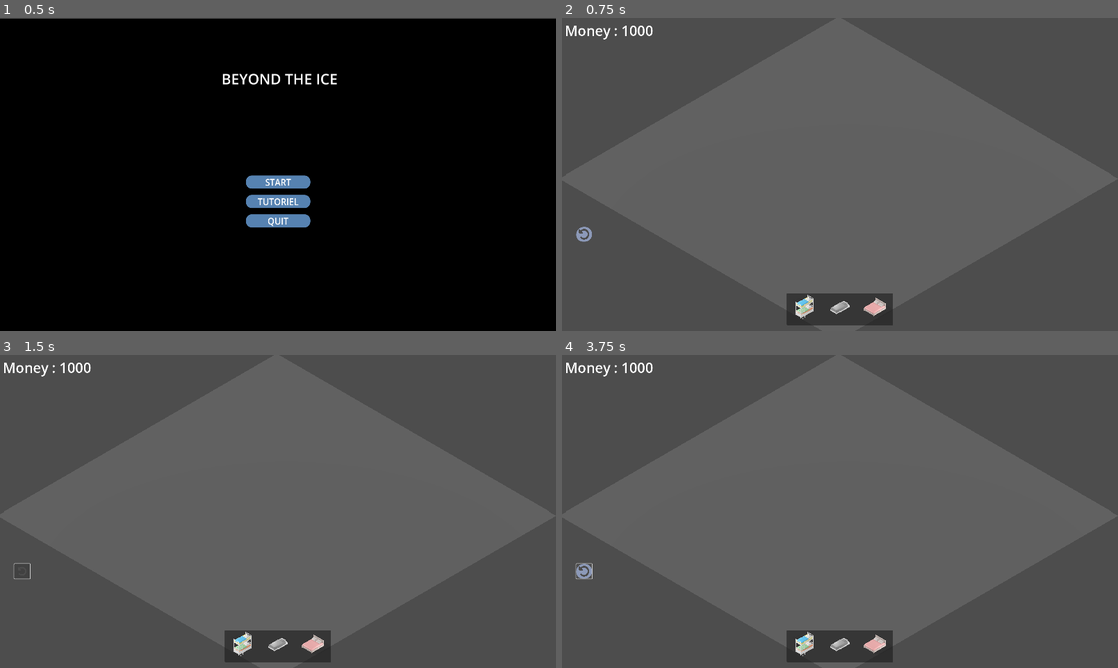
Above: before the commit, frames 1-4 (two rows, left to right).
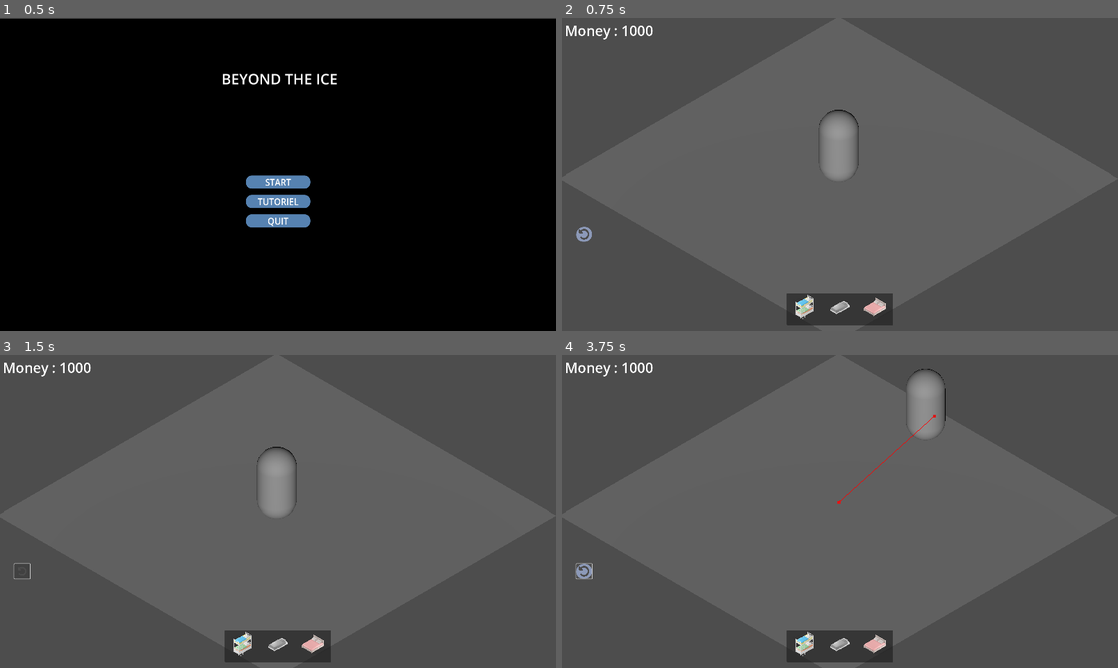
Above: after the commit, the same moments.

Repository: ygr671/beyond-the-ice
Game: Godot game, scene res://menu_principal/menu_principal.tscn
Two runs of this game, one before a commit and one after it. Both use one fixed random seed, a clock stepped at 60 frames per second and the inputs below.
Inputs (mouse positions are in pixels of both pictures, inside the frame that each line leads up to):
- Up to frame 1 (0.5 s): no input
- Up to frame 2 (0.75 s): click "START" at 0.5 s
- Up to frame 3 (1.5 s): click (22, 570) at 1.25 s
- Up to frame 4 (3.75 s): click (584, 570) at 2 s; click (584, 570) at 2.75 s; move the mouse to (962, 495) at 3.52 s; press the mouse at (962, 495) at 3.53 s

Frame 1 is identical in both runs. In frame 2, 1.0% of the frame differs, in the area x 46-54%, y 29-52%; in frame 3, 1.0%; in frame 4, 1.1%, in the area x 49-69%, y 4-48%.

Commit message:
Collision npc avec Objet

Diff:
--- a/Meshes/litDouble.tscn
+++ b/Meshes/litDouble.tscn
@@ -42,7 +42,7 @@
 shadow_mesh = SubResource("ArrayMesh_tr33s")
 
 [sub_resource type="BoxShape3D" id="BoxShape3D_mu15e"]
-size = Vector3(1.255, 0.35669923, 1.44)
+size = Vector3(1.3130176, 0.50757325, 1.44)
 
 [node name="Node3D" type="Node3D" node_paths=PackedStringArray("meshes")]
 script = ExtResource("1_poy0e")
@@ -58,7 +58,7 @@
 transform = Transform3D(1, 0, 8.742278e-08, 0, 1, 0, -8.742278e-08, 0, 1, 0, -0.6499599, 0)
 
 [node name="CollisionShape3D" type="CollisionShape3D" parent="Mesh/Area3D"]
-transform = Transform3D(1, 0, 0, 0, 1, 0, 0, 0, 1, 0, 1.0798304, 0.024541914)
+transform = Transform3D(1, 0, 0, 0, 1, 0, 0, 0, 1, 0.0007470247, 1.1552675, 0.024541914)
 shape = SubResource("BoxShape3D_mu15e")
 
 [node name="ray1" type="RayCast3D" parent="Mesh"]
--- a/Meshes/litSimple.tscn
+++ b/Meshes/litSimple.tscn
@@ -42,7 +42,7 @@
 shadow_mesh = SubResource("ArrayMesh_05xlb")
 
 [sub_resource type="BoxShape3D" id="BoxShape3D_mu15e"]
-size = Vector3(0.9030078, 0.315, 1.73542)
+size = Vector3(0.9030078, 0.5261524, 1.73542)
 
 [node name="Node3D" type="Node3D"]
 script = ExtResource("1_lo12u")
@@ -56,7 +56,7 @@
 [node name="Area3D" type="Area3D" parent="Mesh"]
 
 [node name="CollisionShape3D" type="CollisionShape3D" parent="Mesh/Area3D"]
-transform = Transform3D(1, 0, 0, 0, 1, 0, 0, 0, 1, -0.00650391, 0.2621104, 0.061286032)
+transform = Transform3D(1, 0, 0, 0, 1, 0, 0, 0, 1, -0.00650391, 0.3676866, 0.061286032)
 shape = SubResource("BoxShape3D_mu15e")
 
 [node name="ray1" type="RayCast3D" parent="Mesh"]
--- a/Scenes/main_scene.tscn
+++ b/Scenes/main_scene.tscn
@@ -1,7 +1,8 @@
-[gd_scene load_steps=6 format=3 uid="uid://vy68o6b7ni3t"]
+[gd_scene load_steps=8 format=3 uid="uid://vy68o6b7ni3t"]
 
 [ext_resource type="PackedScene" uid="uid://cly3vguseol5j" path="res://Scenes/UIObjectsSelection.tscn" id="1_r150o"]
 [ext_resource type="Texture2D" uid="uid://dn71xijsbmnut" path="res://Import/Icon/undoButtonIcon.png" id="2_6l7je"]
+[ext_resource type="PackedScene" uid="uid://dhb0rh6musbex" path="res://npc/navigation_npc.tscn" id="3_jv6wh"]
 
 [sub_resource type="StyleBoxFlat" id="StyleBoxFlat_6l7je"]
 bg_color = Color(0.547312, 0.5998718, 0.720781, 1)
@@ -15,6 +16,10 @@
 
 [sub_resource type="BoxShape3D" id="BoxShape3D_r150o"]
 size = Vector3(10, 0.1, 10)
+
+[sub_resource type="NavigationMesh" id="NavigationMesh_jv6wh"]
+vertices = PackedVector3Array(5, 0, 5, -5, 0, 5, 5, 0, -5, -5, 0, -5)
+polygons = [PackedInt32Array(0, 1, 2), PackedInt32Array(1, 3, 2)]
 
 [node name="Ground" type="Node3D"]
 
@@ -60,9 +65,17 @@
 [node name="CollisionShape3D" type="CollisionShape3D" parent="MeshInstance3D/StaticBody3D"]
 shape = SubResource("BoxShape3D_r150o")
 
+[node name="NavigationNPC" parent="MeshInstance3D" instance=ExtResource("3_jv6wh")]
+transform = Transform3D(1, 0, 0, 0, 1, 0, 0, 0, 1, 0, 0.81829, 0)
+
+[node name="NavigationRegion3D" type="NavigationRegion3D" parent="MeshInstance3D"]
+transform = Transform3D(1, 0, 0, 0, 1, 0, 0, 0, 1, 0, 0.4041971, 0)
+navigation_mesh = SubResource("NavigationMesh_jv6wh")
+
 [node name="Camera3D" type="Camera3D" parent="."]
 transform = Transform3D(0.7071068, -0.40860704, 0.57709646, 0, 0.8161376, 0.5778577, -0.7071068, -0.40860704, 0.57709646, 5.9925523, 6.103131, 5.947125)
 projection = 1
+current = true
 size = 7.91
 
 [node name="DirectionalLight3D" type="DirectionalLight3D" parent="."]
--- a/Scripts/Object.gd
+++ b/Scripts/Object.gd
@@ -48,6 +48,26 @@
 	for ray in raycasts:
 		ray.queue_free()
 	labelPrix.visible = false
+	create_collision()
+
+func create_collision():
+	# Créer le StaticBody3D
+	var static_body = StaticBody3D.new()
+
+	# Créer le CollisionShape3D
+	var collision_shape = CollisionShape3D.new()
+
+	# Copier la forme de collision de l'Area3D
+	var area_collision = area.get_child(0)  # Le premier enfant de l'Area3D
+	if area_collision is CollisionShape3D:
+		collision_shape.shape = area_collision.shape.duplicate()
+
+	# Assembler la hiérarchie
+	static_body.add_child(collision_shape)
+	add_child(static_body)
+
+	# Positionner au même endroit que l'objet
+	static_body.global_transform = global_transform
 
 
 func placement_red() ->void:
--- a/npc/navigation_npc.tscn
+++ b/npc/navigation_npc.tscn
@@ -8,12 +8,14 @@
 points = PackedVector3Array(-0.12520654, -0.532801, -0.4805069, 0.022783129, 0.4760704, 0.49888408, 0.16971254, 0.55914 …(1084 unchanged characters)…
 
 [node name="NavigationNPC" type="CharacterBody3D"]
+transform = Transform3D(1, 0, 0, 0, 1, 0, 0, 0, 1, 0, 0.008757591, 0)
 script = ExtResource("1_jlvxn")
 
 [node name="MeshInstance3D" type="MeshInstance3D" parent="."]
 mesh = SubResource("CapsuleMesh_da7jf")
 
 [node name="CollisionShape3D" type="CollisionShape3D" parent="."]
+transform = Transform3D(1, 0, 0, 0, 1, 0, 0, 0, 1, 0, 0.016706884, 0)
 shape = SubResource("ConvexPolygonShape3D_ldes2")
 
 [node name="NavigationAgent3D" type="NavigationAgent3D" parent="."]
--- a/npc/navigation_region_3d.tscn
+++ b/npc/navigation_region_3d.tscn
@@ -4,8 +4,8 @@
 [ext_resource type="Script" uid="uid://dbn8aape3osil" path="res://npc/camera_3d.gd" id="2_ilobj"]
 
 [sub_resource type="NavigationMesh" id="NavigationMesh_khqy5"]
-vertices = PackedVector3Array(-3.5287676, 0.5, 2.25, -4.5287676, 0.5, 1.25, -4.5287676, 0.5, 4.5, 4.4712324, 0.5, -3, 2.2212324, 0.5, -1.25, 3.2212324, 0.5, -0.75, -2.5287676, 0.5, 2.25, -4.5287676, 0.5, -4.5, -4.5287676, 0.5, -1.5, -3.5287676, 0.5, -1.5, -0.028767586, 0.5, -2.5, 2.2212324, 0.5, -4.5, -1.5287676, 0.5, 1.25, 1.2212324, 0.5, 4, 0.9712324, 0.5, -0.5, 4.4712324, 0.5, 4.5, 3.2212324, 0.5, 3.75, -1.5287676, 0.5, 0.5, -0.028767586, 0.5, -1.5, 2.4712324, 1.5, -2.5, 3.4712324, 1.5, -3.5, 2.9712324, 1.5, -3.75, 1.9712324, 1.5, -2.75)
-polygons = [PackedInt32Array(2, 1, 0), PackedInt32Array(3, 5, 4), PackedInt32Array(2, 0, 6), PackedInt32Array(8, 7, 9), PackedInt32Array(9, 7, 10), PackedInt32Array(10, 7, 11), PackedInt32Array(6, 12, 2), PackedInt32Array(2, 12, 13), PackedInt32Array(13, 12, 14), PackedInt32Array(13, 16, 15), PackedInt32Array(13, 15, 2), PackedInt32Array(18, 17, 10), PackedInt32Array(10, 17, 9), PackedInt32Array(16, 5, 15), PackedInt32Array(15, 5, 3), PackedInt32Array(17, 18, 12), PackedInt32Array(12, 18, 14), PackedInt32Array(22, 21, 19), PackedInt32Array(19, 21, 20)]
+vertices = PackedVector3Array(-1, 0.5, -0.75, 0.25, 0.5, -1, 0, 0.5, -2.5, -3.5, 0.5, 2.25, -4.5, 0.5, 1.25, -4.5, 0.5, 4.5, 4.5, 0.5, -3, 2.25, 0.5, -1.25, 3.25, 0.5, -0.75, -2.5, 0.5, 2.25, -4.5, 0.5, -4.5, -4.5, 0.5, -1.5, -3.5, 0.5, -1.5, 2.25, 0.5, -4.5, 1.25, 0.5, 4, 1, 0.5, 0.75, -0.75, 0.5, 1, -1.75, 0.5, 1.5, 4.5, 0.5, 4.5, 3.25, 0.5, 3.75, -1.75, 0.5, 0.25, 2.75, 1.5, -2.75, 3.5, 1.5, -3.5, 3, 1.5, -3.75, 2.25, 1.5, -3)
+polygons = [PackedInt32Array(2, 1, 0), PackedInt32Array(5, 4, 3), PackedInt32Array(6, 8, 7), PackedInt32Array(5, 3, 9), PackedInt32Array(11, 10, 12), PackedInt32Array(12, 10, 2), PackedInt32Array(2, 10, 13), PackedInt32Array(17, 16, 9), PackedInt32Array(9, 16, 15), PackedInt32Array(9, 15, 14), PackedInt32Array(9, 14, 5), PackedInt32Array(19, 8, 18), PackedInt32Array(18, 8, 6), PackedInt32Array(14, 19, 18), PackedInt32Array(14, 18, 5), PackedInt32Array(20, 12, 0), PackedInt32Array(0, 12, 2), PackedInt32Array(17, 20, 16), PackedInt32Array(16, 20, 0), PackedInt32Array(24, 23, 21), PackedInt32Array(21, 23, 22)]
 
 [node name="NavigationNPC3D" type="NavigationRegion3D"]
 navigation_mesh = SubResource("NavigationMesh_khqy5")
